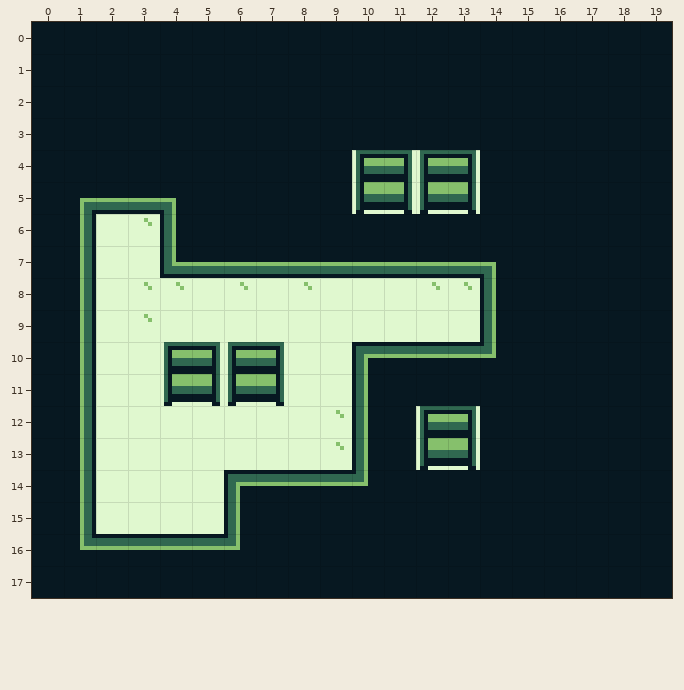
Tiled map, stored at tiled/level 2-3.tmx. Above, as it was before the edit.
Cells are 8x8 px. Shown: x 0..19, y 0..17.
And afterwards:
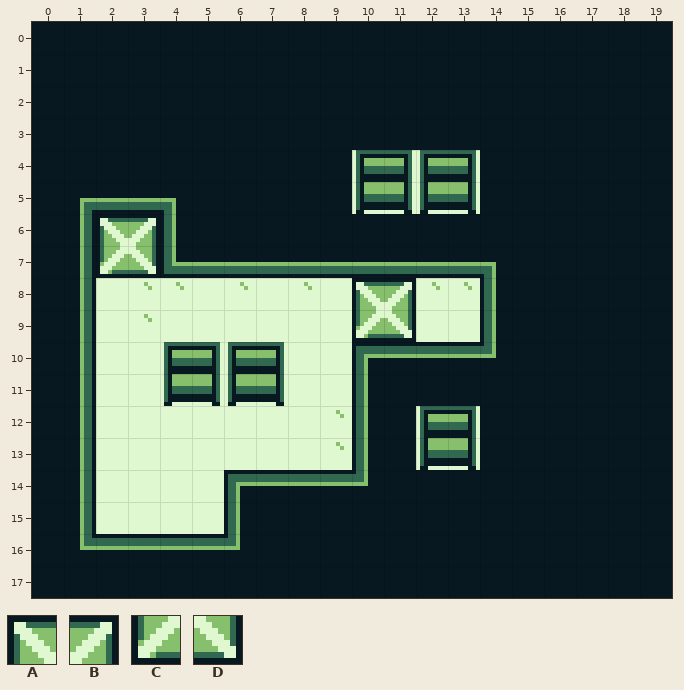
Key: from "finish_point": A 10, B 11, C 14, D 15.
_ is an empty cell.
Edits made:
Changed rows in their new state; . is an unchanged cell.
Layer "walls":
first column x 2:
 6 AB........
 7 CD........
 8 ........AB
 9 ........CD
Where, in picture pixels (left, top, right, bottom), the same in both pictures:
added: (96, 214, 160, 278)
added: (352, 278, 416, 342)
